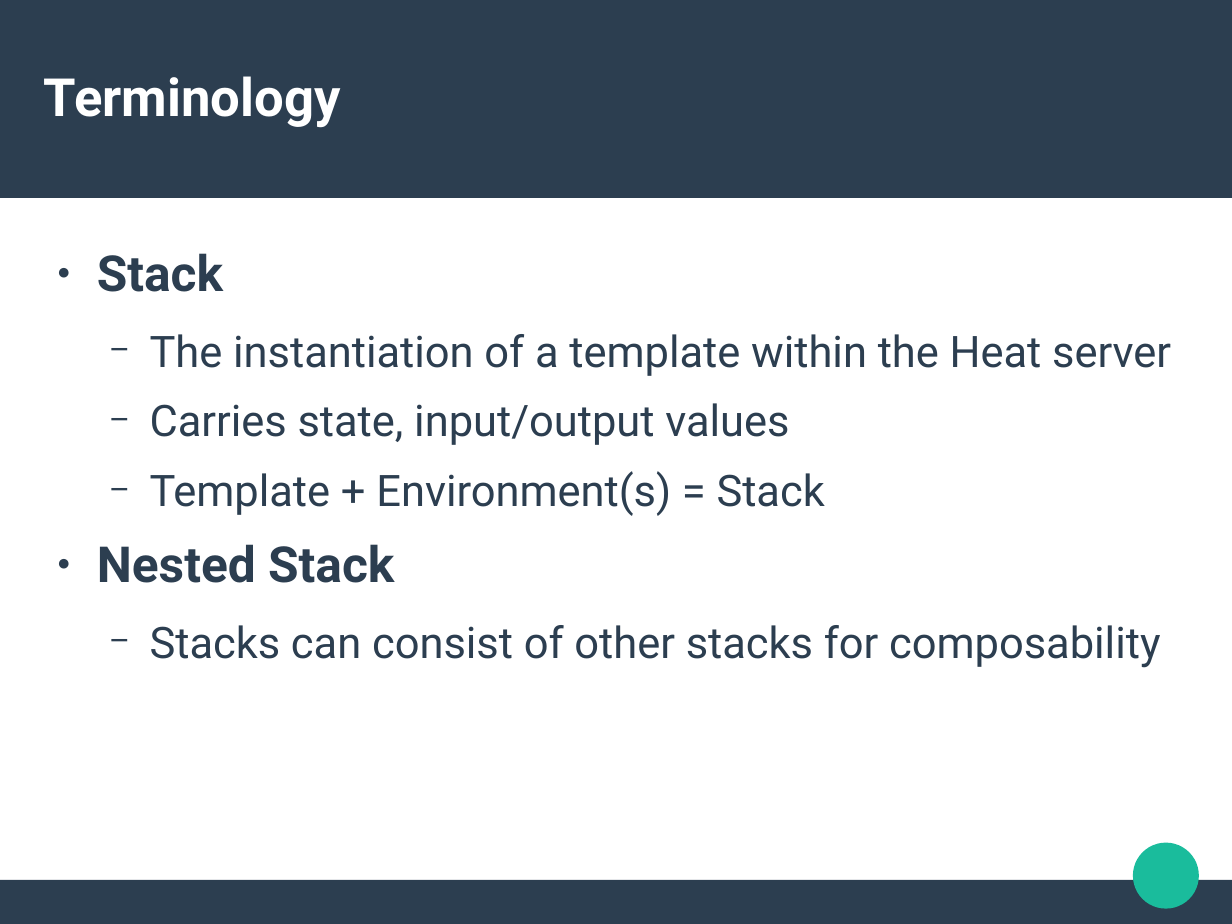
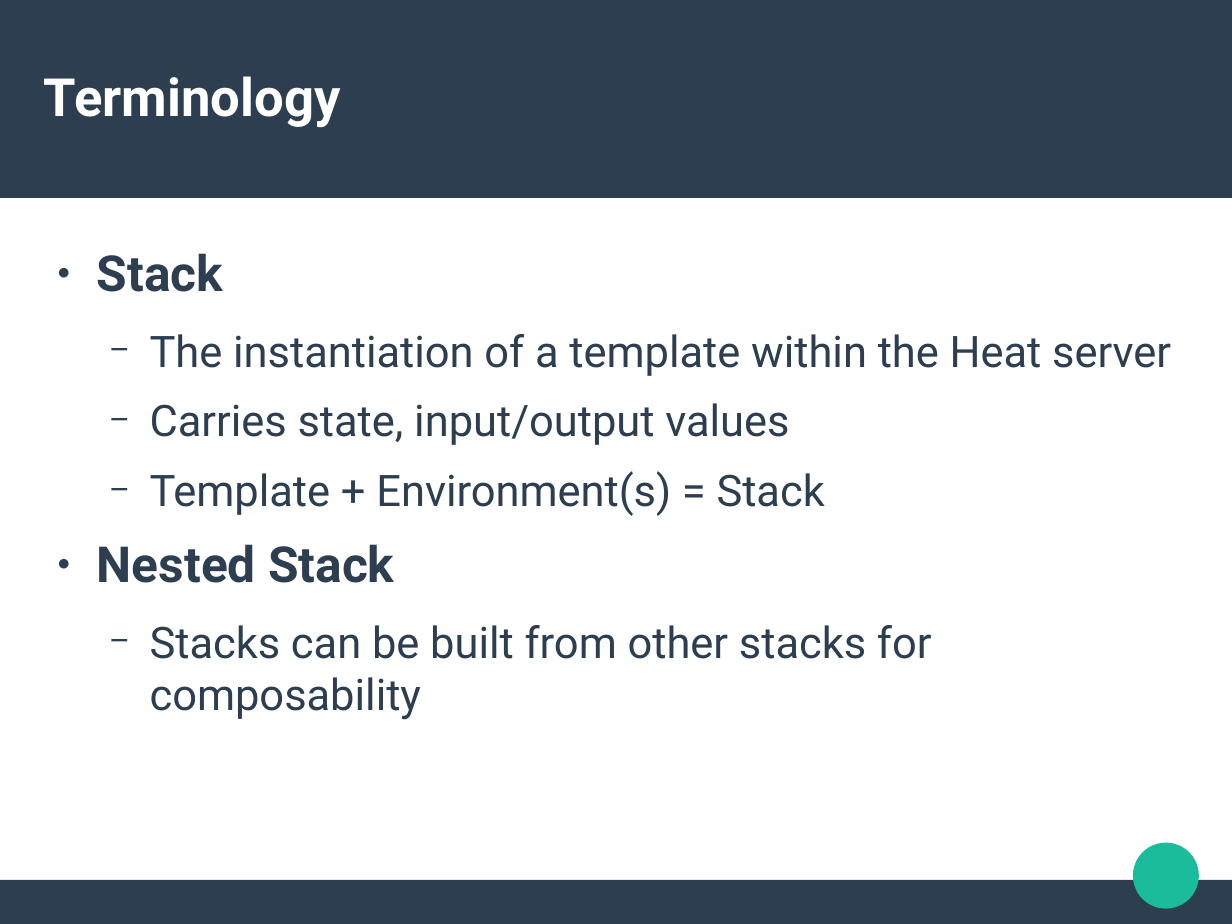
Before and after one commit to jdob/kukri, a slide deck: slide 7 of heat-templates/devconf-demo/devconf-2016.odp. Drawn at 1232x924 pixels with LibreOffice and Linux fonts; fonts in the diff are those of the drawing. Boxes give left, top, right and bottom in pixels: in the first picture for what was removed or moved away, otherwise in the second. Text is boxed around its words. In the diff, an @@ line names an element or a change of style, - is before the commit and + after.

```diff
--- a/heat-templates/devconf-demo/devconf-2016.odp
+++ b/heat-templates/devconf-demo/devconf-2016.odp
@@ text at box(150, 625, 932, 720): text changed @@
-  − Stacks can consist of other stacks for composability
+  − Stacks can be built from other stacks for composability
```
Also in this commit, not shown: 6 other slides changed, 1 other file.
